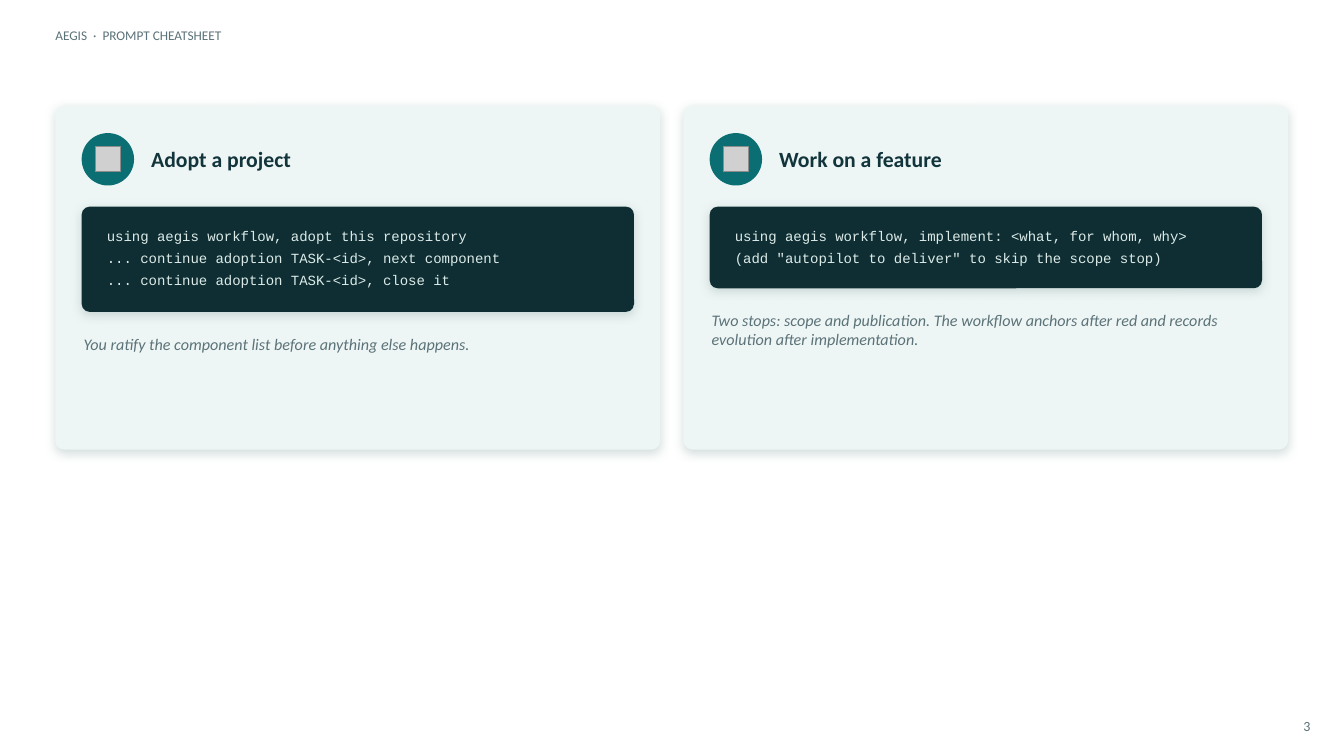
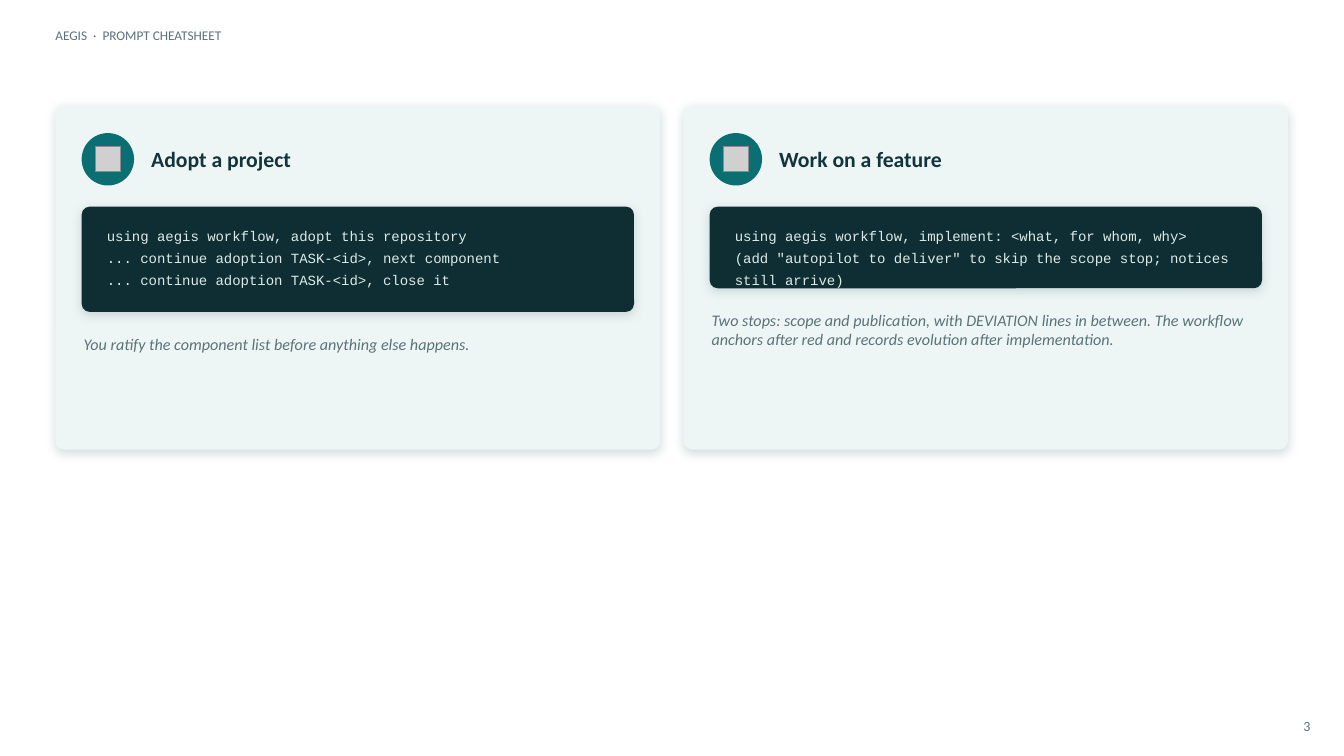
Before and after one commit to DDP-Engineering/Agentic_Engineering_Governance_Integrity_System, a slide deck: slide 3 of 06_SoftwareDocu/08_Prompt_Cheatsheet.pptx. Drawn at 1344x756 pixels with LibreOffice and Linux fonts; fonts in the diff are those of the drawing; grey boxes stand for pictures. Boxes give left, top, right and bottom in pixels: in the first picture for what was removed or moved away, otherwise in the second. Text is boxed around its words. In the diff, an @@ line names an element or a change of style, - is before the commit and + after.

Commit message:
feat(aegis): deviation notices surface anomalies when they happen (REQ-UX-ccb4ca06)
Add a third interaction concept beside checkpoint and autopilot: the agent
states each deviation it records in the conversation at that moment, as one
DEVIATION <stage> line, instead of leaving the journal to reveal it at the
delivery checkpoint. A notice never pauses the work and autopilot does not
suppress it; delivery still presents every deviation in full, because a
notice informs but never approves.

Attached at the points that raise one: build (accepted check warning,
unexpected evolution report), validate (manual method standing in for an
automatable test, non-zero exit or skipped verification), deliver.

Release AEGIS 0.6.0.

```diff
--- a/06_SoftwareDocu/08_Prompt_Cheatsheet.pptx
+++ b/06_SoftwareDocu/08_Prompt_Cheatsheet.pptx
@@ text at box(735, 253, 1229, 266): text changed @@
-(add "autopilot to deliver" to skip the scope stop)
+(add "autopilot to deliver" to skip the scope stop; notices still arrive)
@@ text at box(712, 315, 1243, 348): text changed @@
-Two stops: scope and publication. The workflow anchors after red and records evolution after implementation.
+Two stops: scope and publication, with DEVIATION lines in between. The workflow anchors after red and records evolution after implementation.
```
Also in this commit, not shown: 2 other slides changed, 44 other files.
